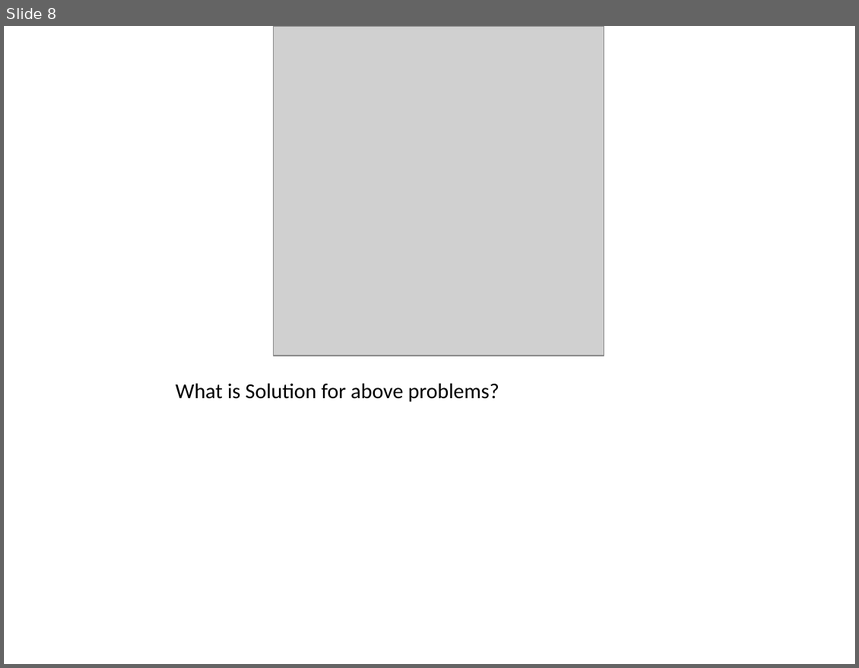
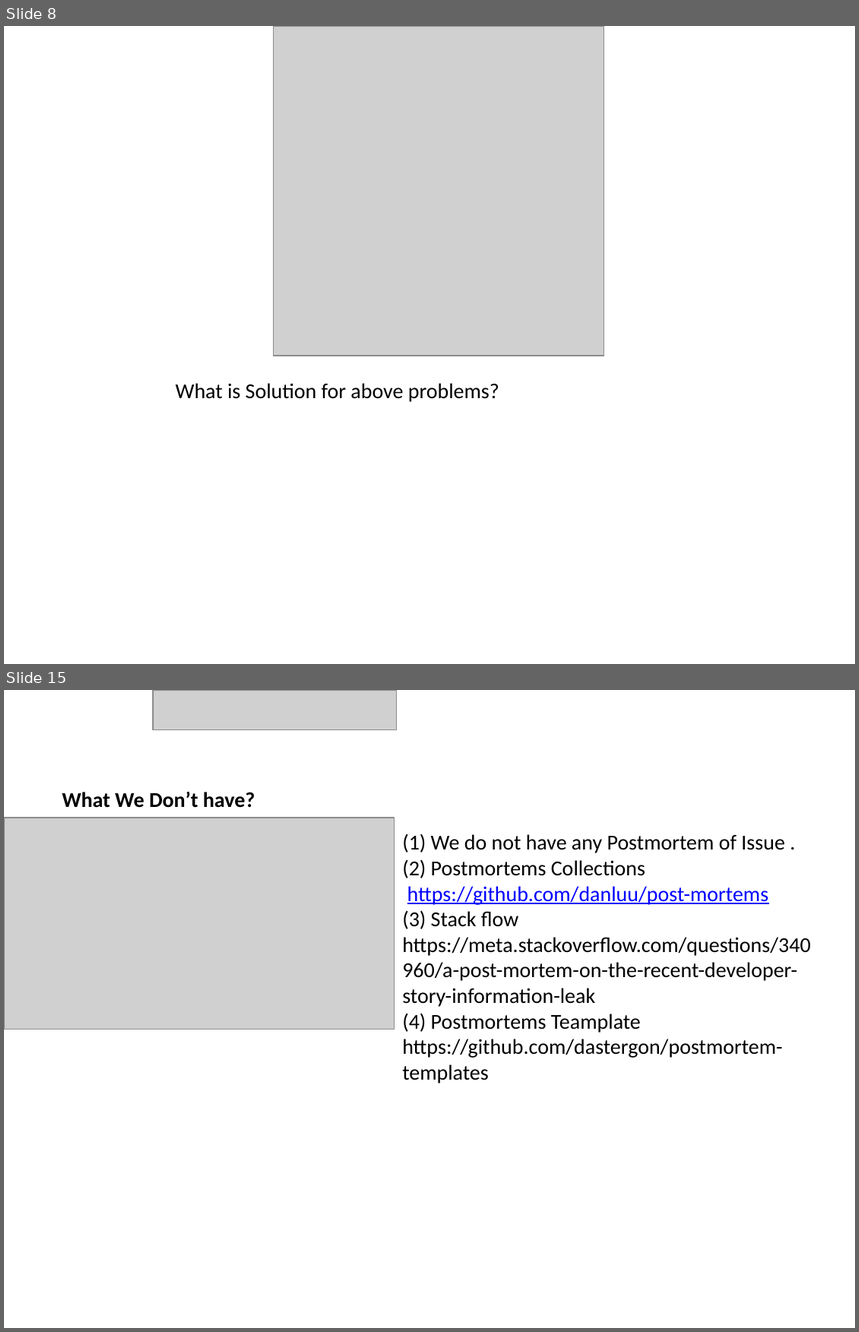
Before and after one commit to AvinashTiwari/Artifical-intelligence, a slide deck: devops/devops.pptx. Shown one above the other, each under a label of ours: slide 8 before the commit, slides 8 and 15 after it; the slides between them are not shown. The pictures are 859x668 and 859x1332 pixels, drawn with LibreOffice and Linux fonts; fonts in the diff are those of the drawing; grey boxes stand for pictures. Boxes give left, top, right and bottom in pixels: in the first picture for what was removed or moved away, otherwise in the second. Text is boxed around its words. In the diff, an @@ line names an element or a change of style, - is before the commit and + after.

```diff
--- a/devops/devops.pptx
+++ b/devops/devops.pptx
@@ slide 15 added at (4,690,855,1328), background #FFFFFF @@
@@ picture added at (153,690,396,730) @@
@@ text added at (62,792,255,808), 18 pt, text #000000, bold @@
+What We Don’t have?
@@ picture added at (4,818,394,1030) @@
@@ text added at (402,834,810,1084), 18 pt, text #000000 @@
+(1) We do not have any Postmortem of Issue .
+(2) Postmortems Collections
+https://github.com/danluu/post-mortems
+(3) Stack flow
+https://meta.stackoverflow.com/questions/340960/a-post-mortem-on-the-recent-developer-story-information-leak
+(4) Postmortems Teamplate
+https://github.com/dastergon/postmortem-templates
```
Also in this commit, not shown: 9 other slides added.
